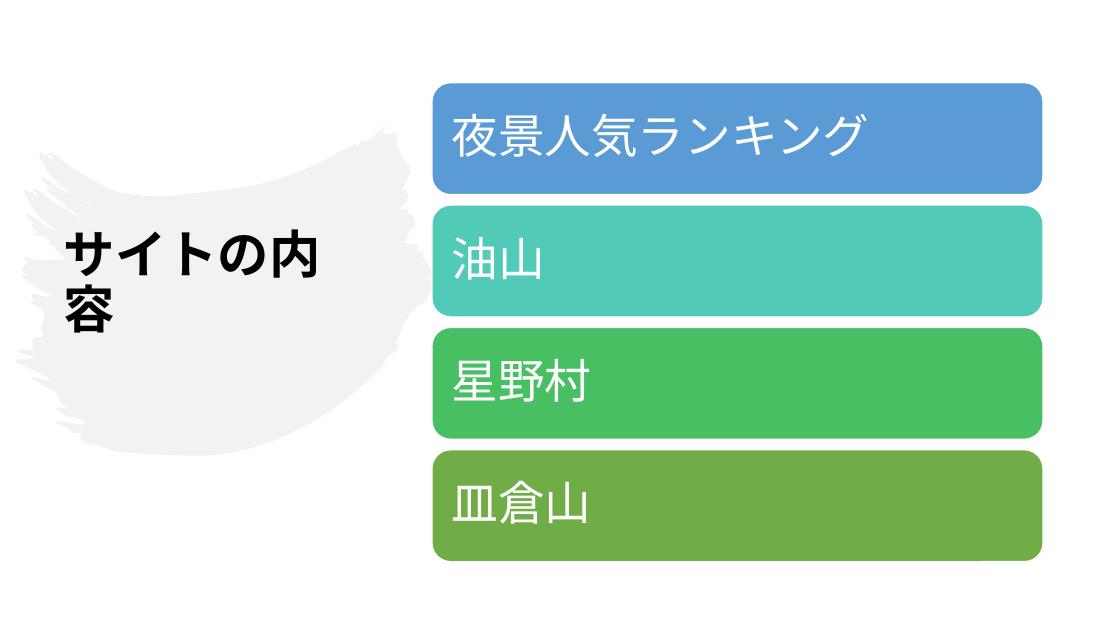
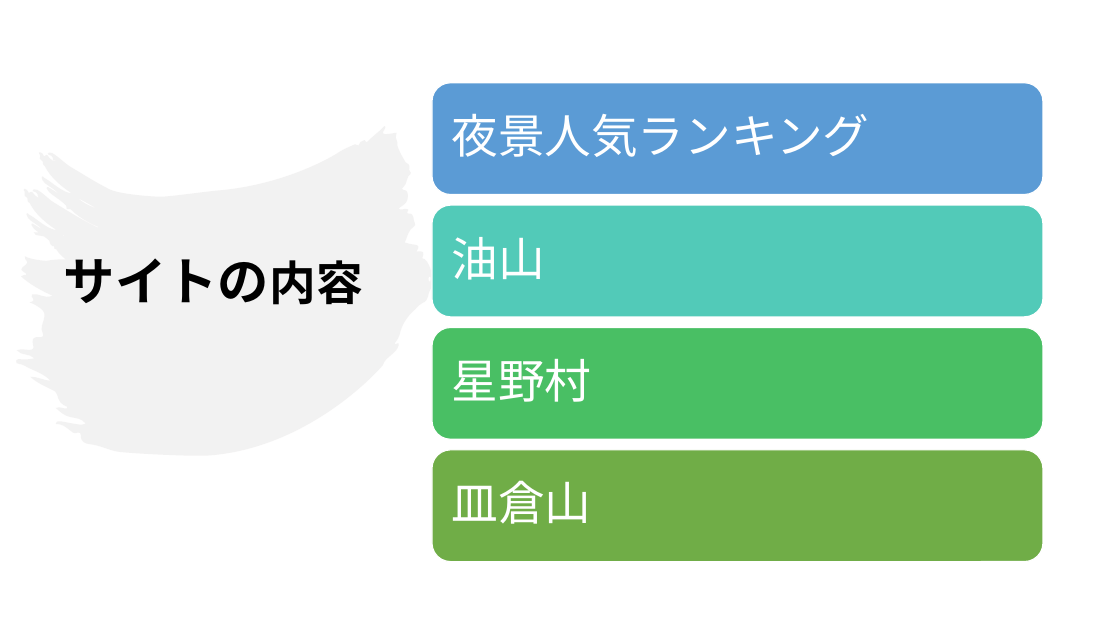
Before and after one commit to Ckg25007/zemi, a slide deck: slide 6 of 中間発表 power point/25007 大平凜音.pptx. Drawn at 1120x630 pixels with LibreOffice and Linux fonts; fonts in the diff are those of the drawing. Boxes give left, top, right and bottom in pixels: in the first picture for what was removed or moved away, otherwise in the second. Text is boxed around its words. In the diff, an @@ line names an element or a change of style, - is before the commit and + after.

```diff
--- a/中間発表 power point/25007 大平凜音.pptx
+++ b/中間発表 power point/25007 大平凜音.pptx
@@ title "サイトの内容" at (64, 258, 362, 305): size 44 to 40 pt in "サイトの内容" @@
```
Also in this commit, not shown: 4 other slides changed, 3 other files.
